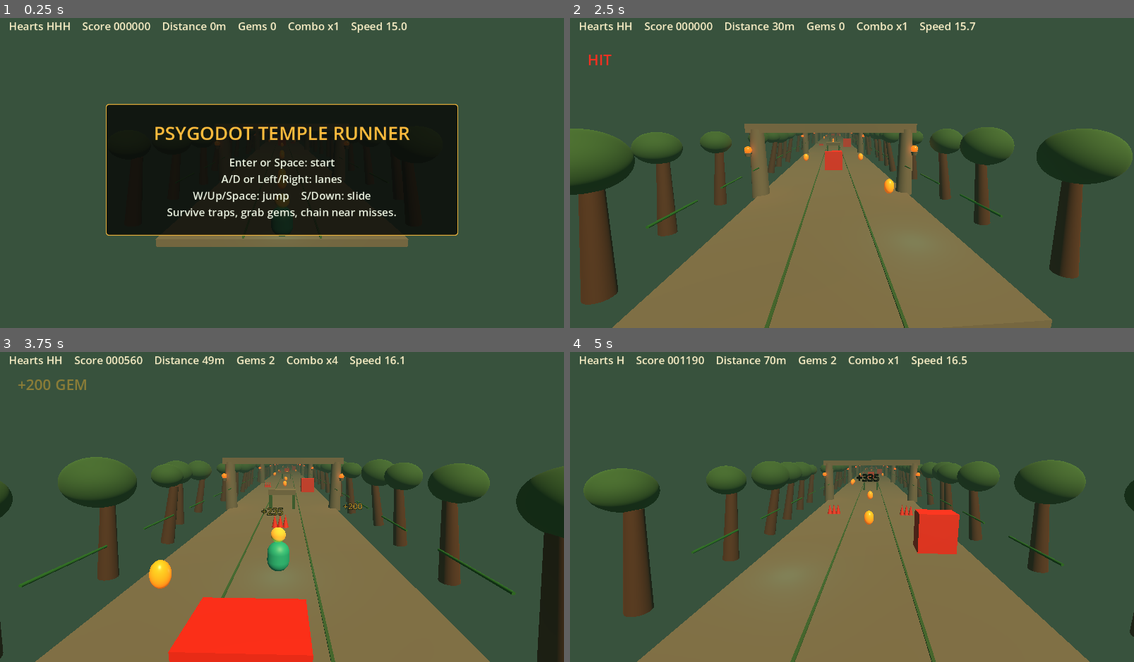
Above: before the commit, frames 1-4 (two rows, left to right).
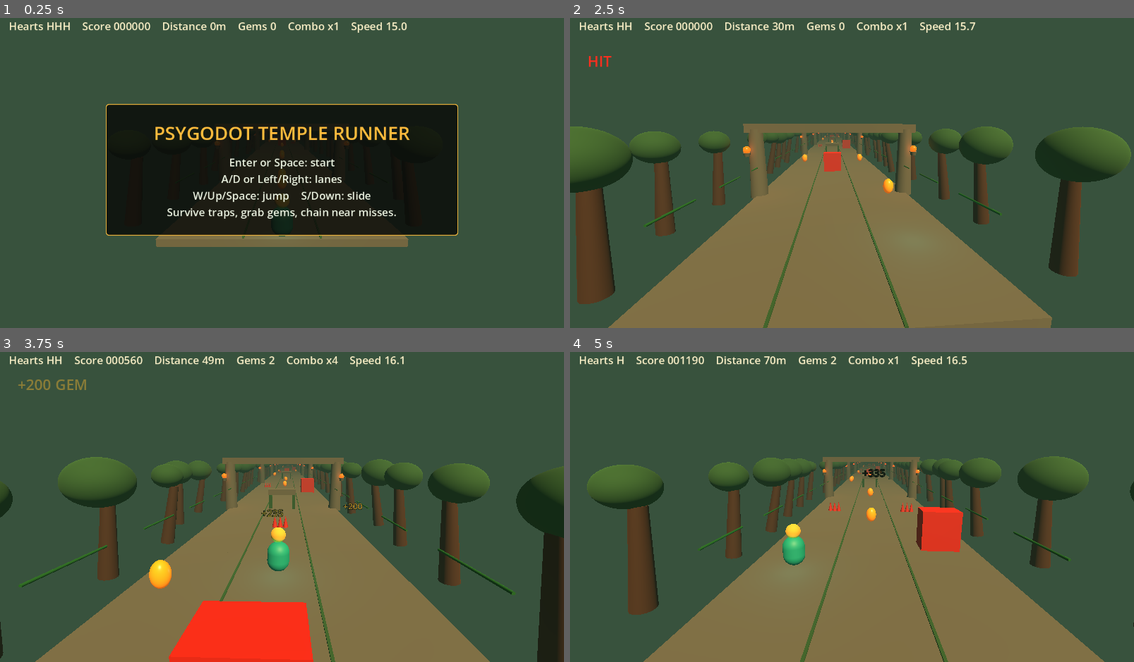
Above: after the commit, the same moments.

Repository: psygames-lab/psygodot
Game: Godot game, scene res://demo/temple_runner/scenes/TempleRunnerGame.tscn
The game is run twice, just before and just after one commit, with the same random seed, the same clock (stepped at 60 frames per second) and the same inputs.
Inputs:
- Up to frame 1 (0.25 s): no input
- Up to frame 2 (2.5 s): tap Enter at 0.5 s; hold Right 0.53-1.28 s; hold Enter 0.53-1.28 s; tap Space at 0.77, 1.52 s; hold Down 1.28-2.03 s; tap Keypad Enter at 1.35 s; hold Right from 2.03 s (still down); hold R from 2.03 s (still down)
- Up to frame 3 (3.75 s): release Right at 2.78 s; release R at 2.78 s; hold Up 2.78-3.53 s; tap Enter at 2.85 s; tap Space at 3.02 s; hold Left from 3.53 s (still down); hold Keypad Enter from 3.53 s (still down)
- Up to frame 4 (5 s): keep holding Left; tap Space at 3.77, 4.52 s; release Keypad Enter at 4.28 s; tap R at 4.35 s

The runs differ from the first frame. In frame 2, 3.0% of the frame differs, in the area x 0-100%, y 11-100%; in frame 3, 0.5%; in frame 4, 6.8%, in the area x 2-100%, y 33-100%.

Commit message:
fix: tighten runner hazard damage checks

Diff:
--- /dev/null
+++ b/godot_project/demo/temple_runner/scenes/HazardContactRulesTest.tscn
@@ -0,0 +1,6 @@
+[gd_scene load_steps=2 format=3]
+
+[ext_resource type="Script" path="res://demo/temple_runner/scripts/hazard_contact_rules_test.gd" id="1_rules_test"]
+
+[node name="HazardContactRulesTest" type="Node"]
+script = ExtResource("1_rules_test")
--- /dev/null
+++ b/godot_project/demo/temple_runner/scripts/hazard_contact_rules.gd
@@ -0,0 +1,25 @@
+extends RefCounted
+class_name TempleRunnerHazardContactRules
+
+const LANE_WIDTH := 3.0
+const BLOCK_LATERAL_LIMIT := 0.72
+const SPIKE_LATERAL_LIMIT := 0.74
+const GATE_LATERAL_LIMIT := 0.82
+const GAP_LATERAL_LIMIT := 0.78
+const GAP_CLEAR_HEIGHT := 0.46
+
+static func should_damage(kind: String, player_position: Vector3, player_velocity: Vector3, player_sliding: bool, hazard_lane: int) -> bool:
+	var lane_center_x: float = float(hazard_lane) * LANE_WIDTH
+	var lateral_distance: float = abs(player_position.x - lane_center_x)
+	if kind == "gap":
+		return lateral_distance <= GAP_LATERAL_LIMIT and player_position.y < GAP_CLEAR_HEIGHT and player_velocity.y <= 0.0
+	if kind == "low_gate":
+		return lateral_distance <= GATE_LATERAL_LIMIT and not player_sliding
+	if kind == "spikes":
+		return lateral_distance <= SPIKE_LATERAL_LIMIT and player_position.y < 0.54
+	if kind == "block":
+		return lateral_distance <= BLOCK_LATERAL_LIMIT and player_position.y < 1.05
+	return lateral_distance <= BLOCK_LATERAL_LIMIT
+
+static func was_cleared(kind: String, player_position: Vector3, player_velocity: Vector3, player_sliding: bool, hazard_lane: int) -> bool:
+	return not should_damage(kind, player_position, player_velocity, player_sliding, hazard_lane)
--- /dev/null
+++ b/godot_project/demo/temple_runner/scripts/hazard_contact_rules_test.gd
@@ -0,0 +1,26 @@
+extends Node
+
+const Rules := preload("res://demo/temple_runner/scripts/hazard_contact_rules.gd")
+
+var failures: Array[String] = []
+
+func _ready() -> void:
+	_expect(not Rules.should_damage("block", Vector3(1.15, 0.0, 0.0), Vector3.ZERO, false, 0), "adjacent visual lane edge should not damage against a block")
+	_expect(Rules.should_damage("block", Vector3(0.0, 0.0, 0.0), Vector3.ZERO, false, 0), "centered block contact should damage")
+	_expect(not Rules.should_damage("gap", Vector3(0.0, 0.55, 0.0), Vector3(0.0, -2.0, 0.0), false, 0), "airborne runner should clear a gap while descending")
+	_expect(Rules.should_damage("gap", Vector3(0.0, 0.08, 0.0), Vector3(0.0, -2.0, 0.0), false, 0), "low descending runner should fall into a gap")
+	_expect(not Rules.should_damage("low_gate", Vector3(0.0, 0.0, 0.0), Vector3.ZERO, true, 0), "sliding runner should clear a low gate")
+	_expect(Rules.should_damage("low_gate", Vector3(0.0, 0.0, 0.0), Vector3.ZERO, false, 0), "standing runner should hit a low gate")
+	_expect(not Rules.should_damage("spikes", Vector3(0.0, 0.72, 0.0), Vector3.ZERO, false, 0), "jumping runner should clear spikes")
+
+	if failures.is_empty():
+		print("PSYGODOT_HAZARD_CONTACT_RULES_OK")
+		get_tree().quit(0)
+	else:
+		for failure in failures:
+			push_error(failure)
+		get_tree().quit(1)
+
+func _expect(condition: bool, message: String) -> void:
+	if not condition:
+		failures.append(message)
--- a/godot_project/demo/temple_runner/scripts/obstacle_director.gd
+++ b/godot_project/demo/temple_runner/scripts/obstacle_director.gd
@@ -215,7 +215,7 @@
 			spike.material_override = hazard_mat
 			spike.position = Vector3((i - 1) * 0.35, -0.1, 0.0)
 			root.add_child(spike)
-		_add_area(segment, "spikes", int(lane), local_z, Vector3(1.45, 0.85, 1.1), 0.46, root)
+		_add_area(segment, "spikes", int(lane), local_z, Vector3(1.18, 0.68, 0.9), 0.38, root)
 
 func _add_block(segment: Node3D, lane: int, local_z: float) -> void:
 	var block := MeshInstance3D.new()
@@ -224,7 +224,7 @@
 	block.mesh = mesh
 	block.material_override = hazard_mat
 	block.position.y = 0.3
-	_add_area(segment, "block", lane, local_z, Vector3(1.7, 1.85, 1.2), 0.88, block)
+	_add_area(segment, "block", lane, local_z, Vector3(1.24, 1.5, 0.92), 0.82, block)
 
 func _add_gap(segment: Node3D, lane: int, local_z: float) -> void:
 	var pit := MeshInstance3D.new()
@@ -233,7 +233,7 @@
 	pit.mesh = mesh
 	pit.material_override = _mat(Color(0.03, 0.025, 0.02), 0.95)
 	pit.position.y = -0.62
-	_add_area(segment, "gap", lane, local_z, Vector3(2.5, 0.9, 2.3), 0.12, pit)
+	_add_area(segment, "gap", lane, local_z, Vector3(1.3, 0.46, 1.55), 0.08, pit)
 
 func _add_low_gate(segment: Node3D, lane: int, local_z: float) -> void:
 	var gate := Node3D.new()
@@ -252,4 +252,4 @@
 		post.material_override = moss_mat
 		post.position = Vector3(x, -0.45, 0.0)
 		gate.add_child(post)
-	_add_area(segment, "low_gate", lane, local_z, Vector3(2.25, 0.7, 0.85), 1.55, gate)
+	_add_area(segment, "low_gate", lane, local_z, Vector3(1.42, 0.5, 0.62), 1.58, gate)
--- a/godot_project/demo/temple_runner/scripts/temple_runner_game.gd
+++ b/godot_project/demo/temple_runner/scripts/temple_runner_game.gd
@@ -8,6 +8,7 @@
 const JuiceScript := preload("res://demo/temple_runner/scripts/juice_fx.gd")
 const TelemetryScript := preload("res://demo/temple_runner/scripts/runner_telemetry.gd")
 const ResponderScript := preload("res://demo/temple_runner/scripts/scripted_runner_responder.gd")
+const HazardContactRules := preload("res://demo/temple_runner/scripts/hazard_contact_rules.gd")
 
 const MODE_TITLE := "title"
 const MODE_PLAYING := "playing"
@@ -279,7 +280,7 @@
 		hud.show_flash("+%d GEM" % reward, Color(0.98, 0.72, 0.18))
 		juice.reward_pop(self, area.global_position, "+%d" % reward, Color(0.98, 0.72, 0.18))
 		return
-	if _hazard_was_cleared(kind):
+	if _hazard_was_cleared(area):
 		var clear_reward: int = state.clear_hazard(kind)
 		_log_gameplay("successful_avoidance", area, {"reward": clear_reward})
 		_log_feedback("feedback_positive", area, {"reason": "successful_avoidance", "reward": clear_reward})
@@ -296,12 +297,10 @@
 	hud.show_flash("HIT", Color(1.0, 0.18, 0.12))
 	juice.shake(0.16, 0.35)
 
-func _hazard_was_cleared(kind: String) -> bool:
-	if kind == "gap":
-		return player.position.y > 0.2 or player.velocity.y > 0.0
-	if kind == "low_gate":
-		return player.is_sliding()
-	return false
+func _hazard_was_cleared(area: Area3D) -> bool:
+	var kind := String(area.get_meta("runner_kind", ""))
+	var hazard_lane := int(area.get_meta("runner_lane", 0))
+	return HazardContactRules.was_cleared(kind, player.position, player.velocity, player.is_sliding(), hazard_lane)
 
 func _on_state_changed() -> void:
 	if hud:
